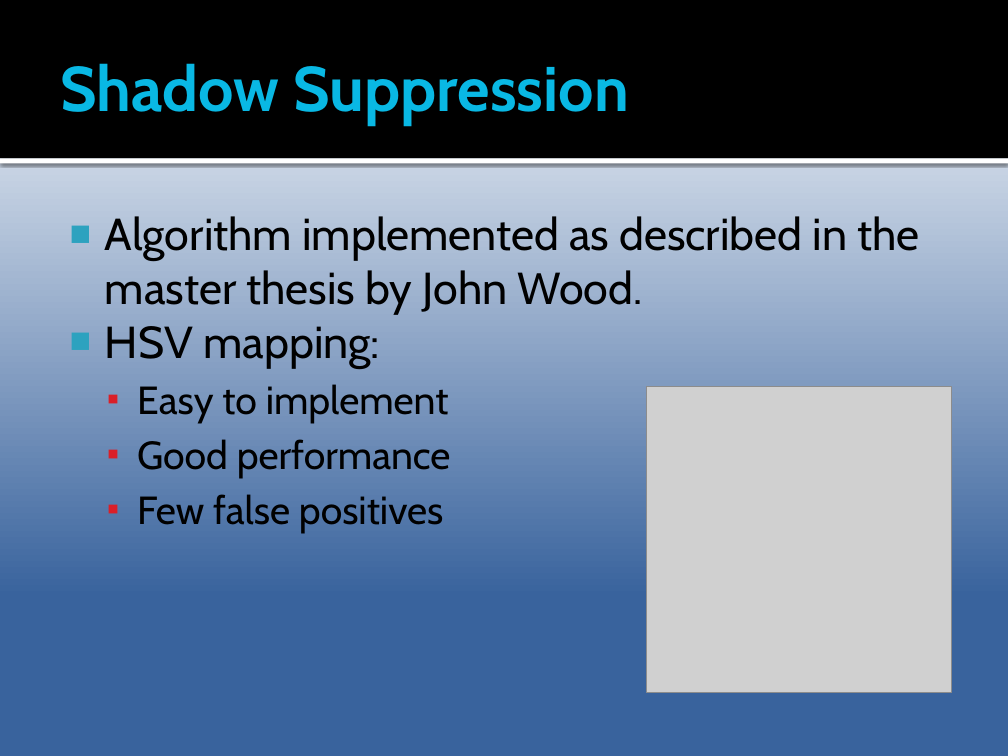
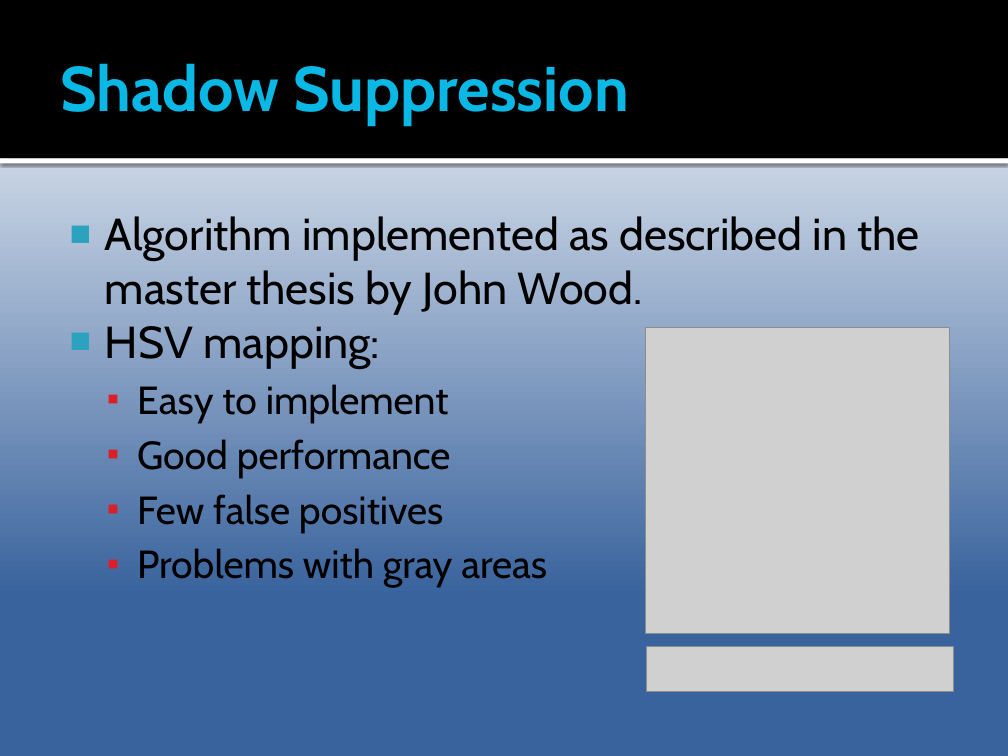
Before and after one commit to Epipolarna/Tracking, a slide deck: slide 7 of Documentation/TSBB15prez.pptx (slide 8 before the commit). Drawn at 1008x756 pixels with LibreOffice and Linux fonts; fonts in the diff are those of the drawing; grey boxes stand for pictures. Boxes give left, top, right and bottom in pixels: in the first picture for what was removed or moved away, otherwise in the second. Text is boxed around its words. In the diff, an @@ line names an element or a change of style, - is before the commit and + after.

```diff
--- a/Documentation/TSBB15prez.pptx
+++ b/Documentation/TSBB15prez.pptx
@@ picture moved from (x1=647, y1=386, x2=952, y2=692) to (x1=645, y1=328, x2=950, y2=634) @@
@@ text at (x1=137, y1=548, x2=547, y2=588): paragraph added @@
+  ▪ Problems with gray areas
@@ picture added at (x1=646, y1=647, x2=954, y2=691) @@
```
Also in this commit, not shown: 6 other slides changed, 3 slides added, 6 slides removed.
